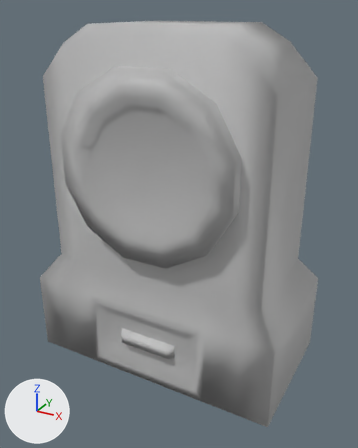
A saved change to the FBX model Assets/Models/Props/clock.fbx.
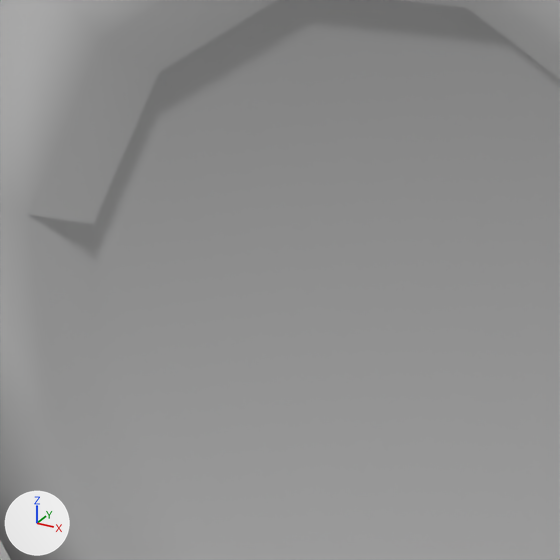
There are two pictures of each version: one whole from a camera (50 mm lens) standing at (0.0919, -0.1669, 0.1386) and looking at (0.0017, -0.0028, 0.0565), one close up on the part from 21% to 49% of the width and 24% to 46% of the height. Every picture has the same lights, and +X, +Y and +Z are marked at lower left. Where no turn or scale is listed for an object, it has been applied to the vertices.

The first close-up shows 'clock'.
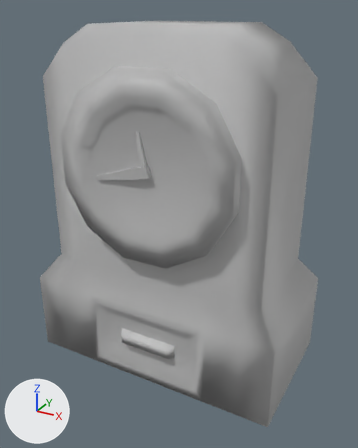
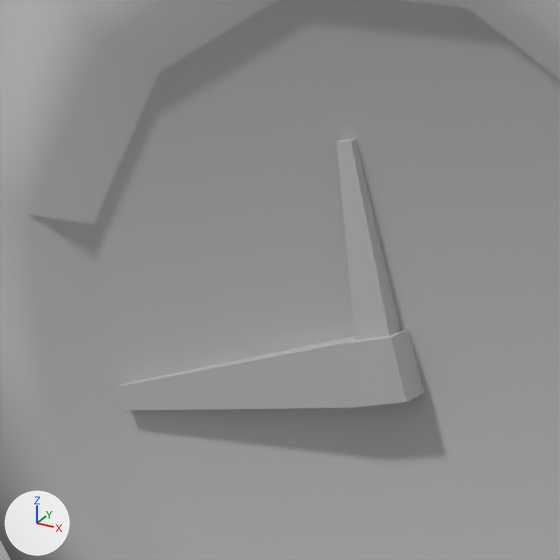
The newer file is also turned or shifted as a whole; pictures and numbers use the older file's frame.

Location of each change, (x1, y1, x2, y2) in pixels of the close-ups (560 x 560 px):
part 1 of me_mesh, added: after (116, 139, 424, 410)

The change, as a diff of the scene's bpy script:
```diff
--- a/Assets/Models/Props/clock.fbx.py
+++ b/Assets/Models/Props/clock.fbx.py
@@ me_mesh @@
 me_mesh.from_pydata(...)  # 113 vertices, 107 faces; spans x -0.0538..0.0538, y -0.0291..0.0291, z 0.0..0.1381
 # used by ob_clock; location = (0.0, 0.0, -0.005)
 # verts and faces of me_mesh; kept vertices keep their numbers, new ones are numbered from 113
+# me_mesh part 1
+verts[113] = (0.0011, -0.026, 0.0914)
+verts[114] = (-0.0016, -0.026, 0.0909)
+verts[115] = (-0.0016, -0.0233, 0.0909)
+verts[116] = (0.0011, -0.0233, 0.0914)
+for new, old in zip([*range(117, 121)], [*range(113, 117)]): verts[new] = verts[old] + (0.0005, 0.0, -0.0027)
+verts[121] = (0.0015, -0.0267, 0.0923)  # pixel (390, 337)
+verts[122] = (-0.0025, -0.0267, 0.0913)  # pixel (337, 344)
+verts[123] = (0.0025, -0.0267, 0.0883)  # pixel (406, 401)
+verts[124] = (-0.0015, -0.0267, 0.0872)  # pixel (353, 407)
+for new, old in zip([*range(125, 129)], [*range(121, 125)]): verts[new] = verts[old] + (0.0, 0.0042, 0.0)
+verts[129] = (-0.0214, -0.0238, 0.0851)
+verts[130] = (-0.0214, -0.0255, 0.0851)  # pixel (115, 386)
+verts[131] = (-0.021, -0.0238, 0.0835)
+verts[132] = (-0.021, -0.0255, 0.0835)  # pixel (122, 410)
+verts[133] = (-0.002, -0.0241, 0.104)
+verts[134] = (-0.002, -0.0252, 0.104)  # pixel (350, 140)
+verts[135] = (-0.0031, -0.0241, 0.1038)
+verts[136] = (-0.0031, -0.0252, 0.1038)  # pixel (336, 141)
+faces += [(121, 122, 124, 123), (123, 124, 128, 127), (121, 125, 126, 122), (129, 131, 132, 130), (121, 123, 127, 125), (122, 126, 129, 130)]
+faces += [(124, 132, 131, 128), (122, 130, 132, 124), (113, 114, 118, 117), (114, 115, 119, 118), (113, 117, 120, 116), (133, 135, 136, 134)]
+faces += [(117, 118, 119, 120), (113, 116, 133, 134), (114, 136, 135, 115), (113, 134, 136, 114)]
 me_mesh.materials.append(mat_lambert1)
```
